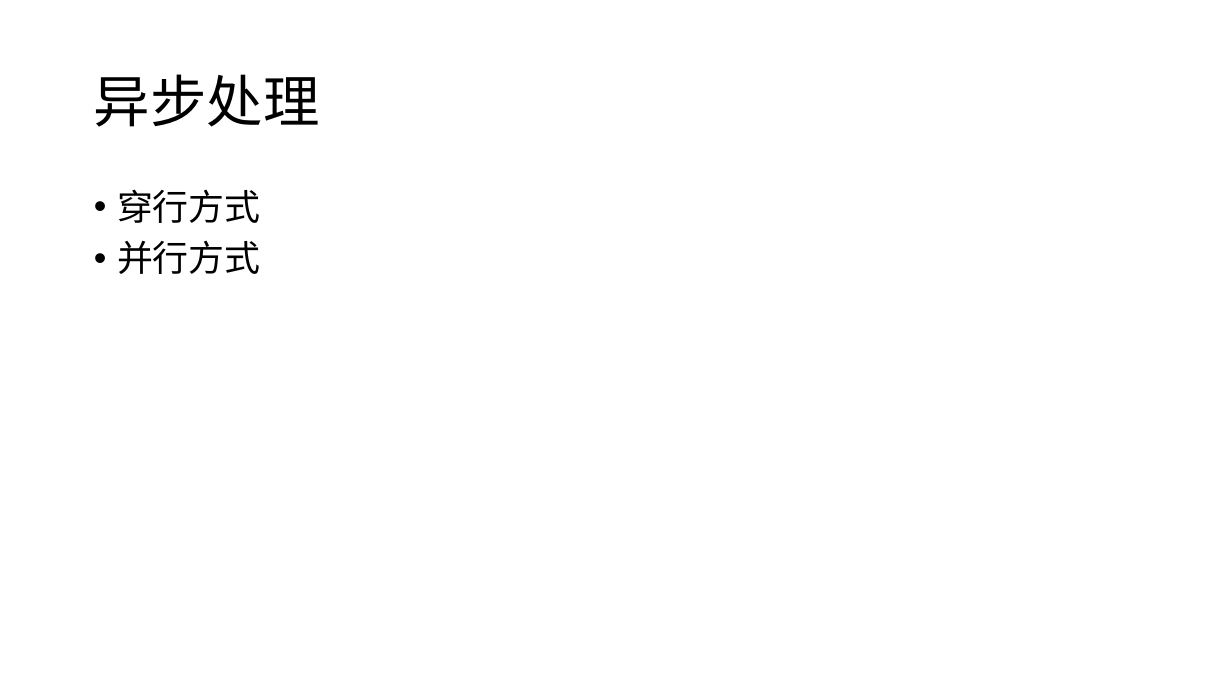
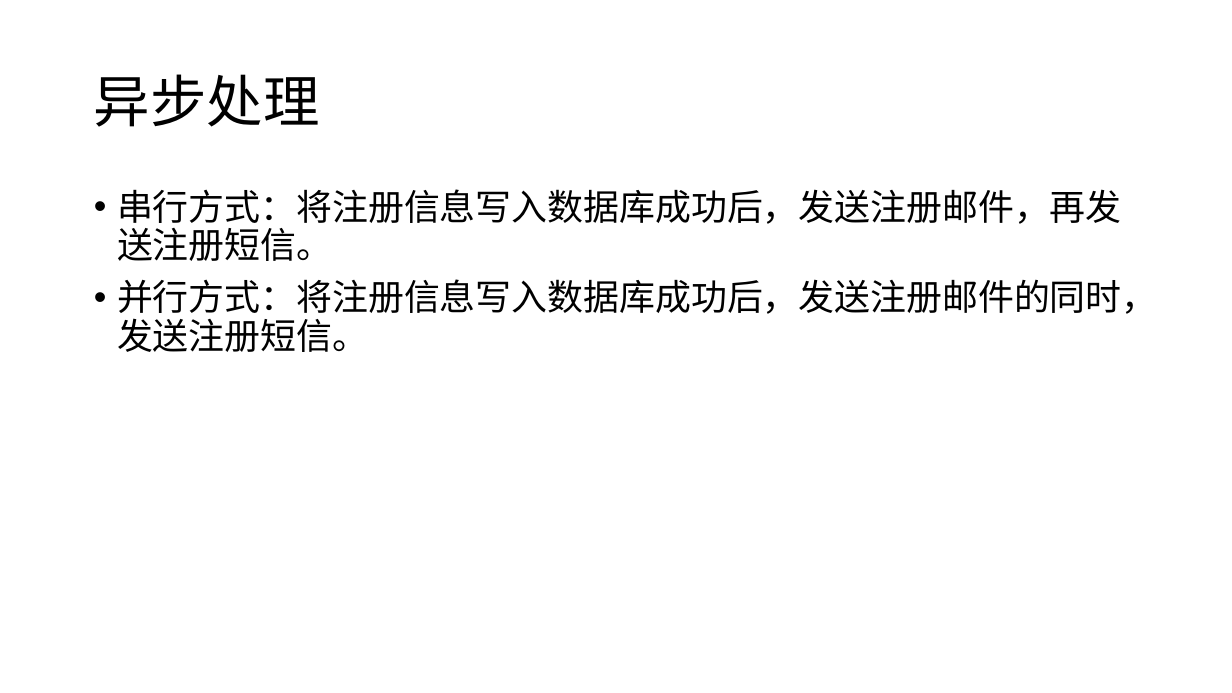
Before and after one commit to ProgrammerAlliance/CPC, a slide deck: slide 5 of 消息队列/消息队列.pptx. Drawn at 1232x693 pixels with LibreOffice and Linux fonts; fonts in the diff are those of the drawing. Boxes give left, top, right and bottom in pixels: in the first picture for what was removed or moved away, otherwise in the second. Text is boxed around its words. In the diff, an @@ line names an element or a change of style, - is before the commit and + after.

```diff
--- a/消息队列/消息队列.pptx
+++ b/消息队列/消息队列.pptx
@@ text at [117,189,1158,352]: text changed @@
-• 穿行方式
-• 并行方式
+• 串行方式：将注册信息写入数据库成功后，发送注册邮件，再发送注册短信。
+• 并行方式：将注册信息写入数据库成功后，发送注册邮件的同时，发送注册短信。
```
